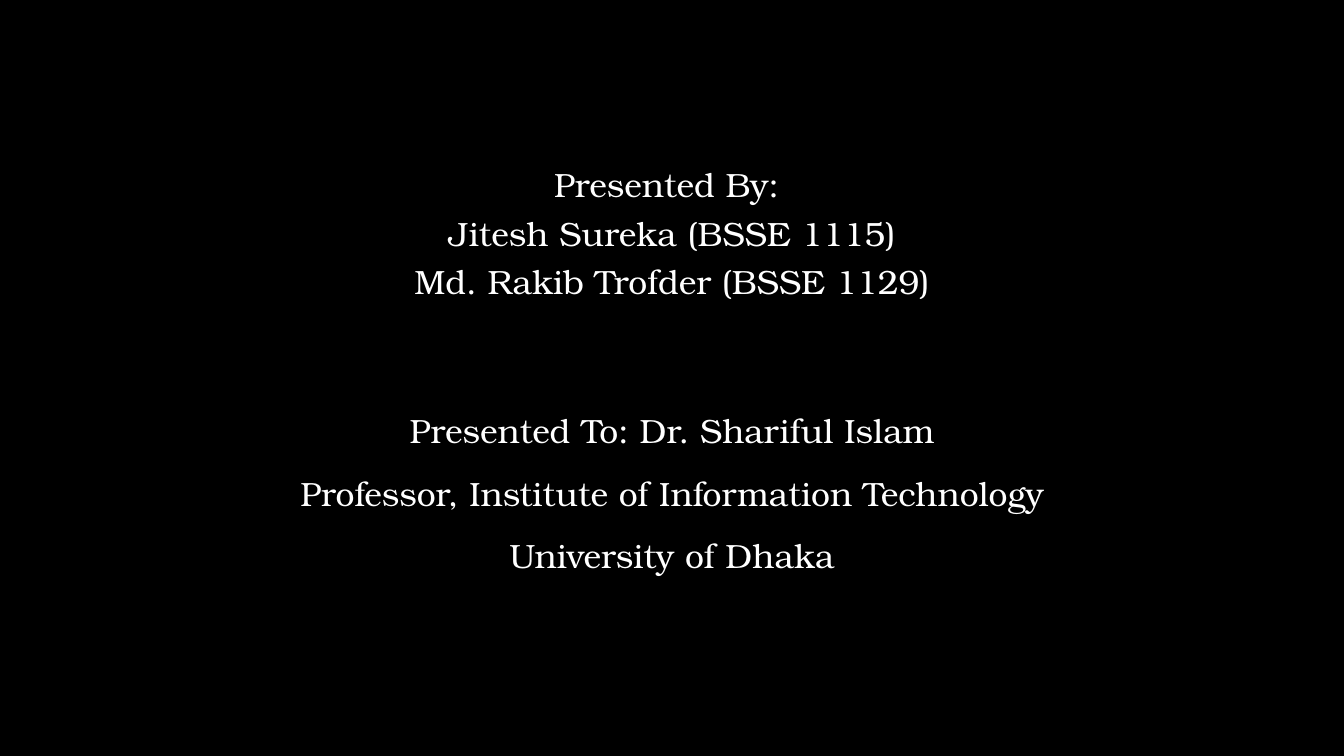
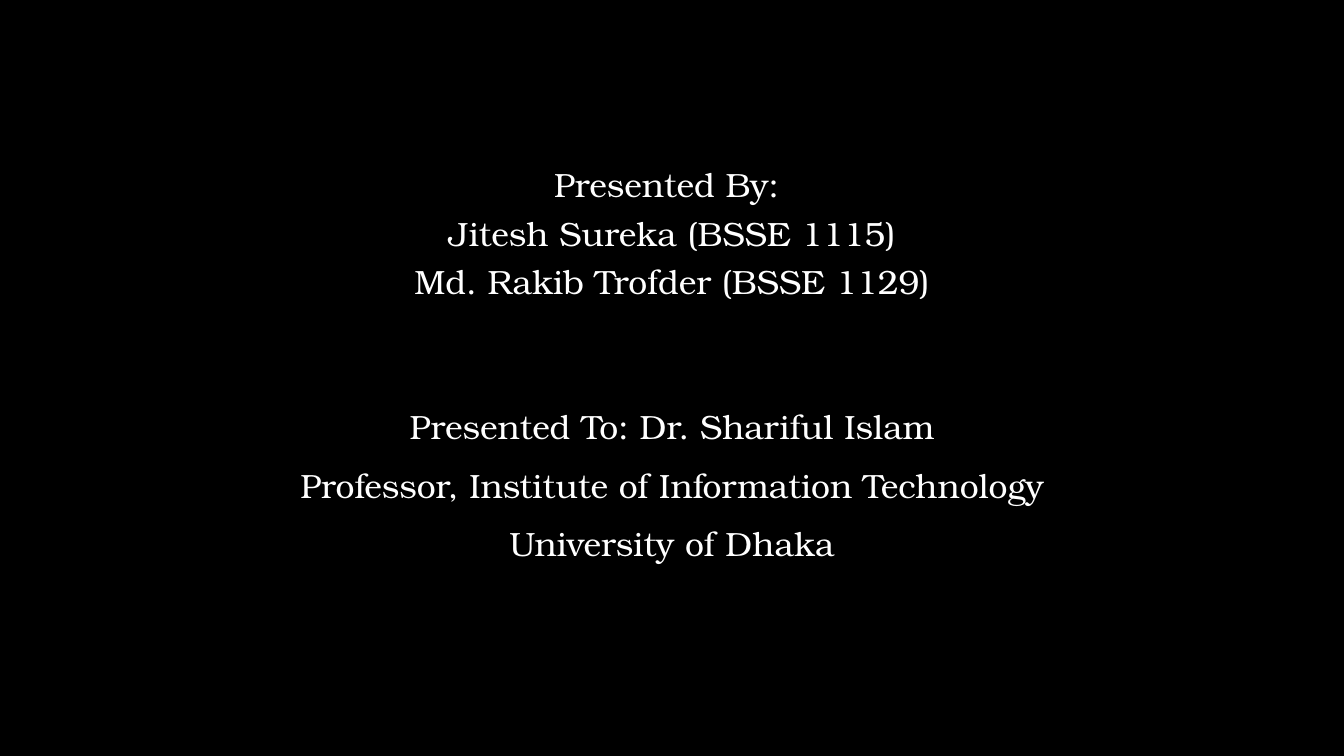
Before and after one commit to rakib3004/SPL2, a slide deck: slide 2 of EthicsBSSE1115BSSE1129.pptx. Drawn at 1344x756 pixels with LibreOffice and Linux fonts; fonts in the diff are those of the drawing; background and template pictures are left out. Boxes give left, top, right and bottom in pixels: in the first picture for what was removed or moved away, otherwise in the second. Text is boxed around its words. In the diff, an @@ line names an element or a change of style, - is before the commit and + after.

```diff
--- a/EthicsBSSE1115BSSE1129.pptx
+++ b/EthicsBSSE1115BSSE1129.pptx
@@ subtitle "Presented To: Dr. Shariful Islam" at [300,414,1044,564]: line spacing 1.2 to 1.1 @@
```
Also in this commit, not shown: 1 slide added.
